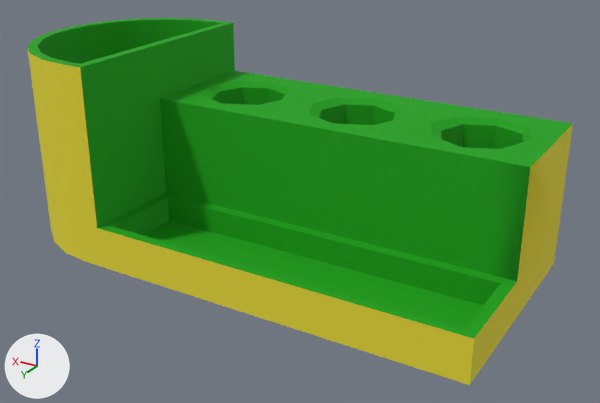
An edit to the FBX model Assets/_Game/Model 3D/chopstick_holder.fbx, drawn before and after from the same camera.
One viewpoint serves both versions: a 50 mm lens placed at (-0.408, 0.643, 0.392), pointed at (-0.012, -0.016, 0.062). Every picture has the same lights, and +X, +Y and +Z are marked at lower left. The first picture is the older version. Where no turn or scale is listed for an object, it has been applied to the vertices.

Names of what the first picture shows: 'Chopstick Holder'.
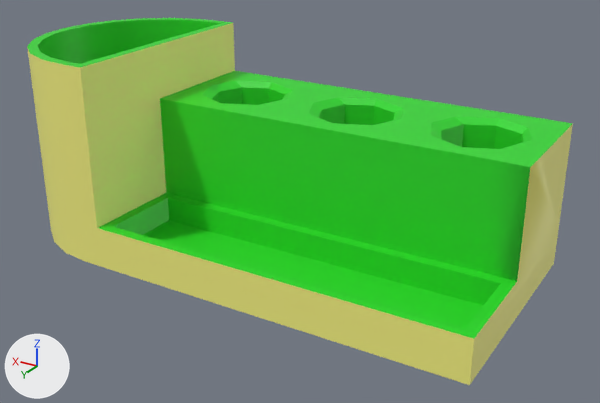
Where the change shows, as pixel boxes (x1, y1, x2, y2) in the pictures (600 x 403 px):
'Chopstick Holder', recoloured, surface changed (lighter): (27, 18, 573, 385) in both
part 1 of me_cube_005, recoloured (lighter): (27, 18, 573, 338) in both
part 2 of me_cube_005, recoloured: (27, 47, 573, 385) in both
part 3 of me_cube_005, surface changed (lighter): (27, 18, 573, 385) in both

The change, as a list of edits to the scene's bpy script:
```text
Add img_color_palette_png:
    img_color_palette_png = load_image('color_palette.png', '_unpacked/color_palette.png', 64, 64, 'sRGB')
Add mat_chopstick_holder:
    mat_chopstick_holder = principled_material('chopstick_holder')
    mat_chopstick_holder.texture = img_color_palette_png  # with its transparency
Change me_cube_005:
    where me_cube_005.from_pydata(...)  # 265 vertices, 236 faces; spans x -0.242..0.291, y -0.135..0.107, z 0.0..0.205
    used by ob_chopstick_holder; location = (0.0, 0.0, 0.0)
    me_cube_005 part 1: all 178 faces that had it switch from mat_green (green #0da100) to mat_chopstick_holder (picture img_color_palette_png)
    me_cube_005 part 2: all 58 faces that had it switch from mat_yellow (yellow #e7da32) to mat_chopstick_holder (picture img_color_palette_png)
    me_cube_005 part 3: texture (UV) coordinates of 236 of 236 faces, centred in x -0.242..0.289, y -0.135..0.107, z 0.0..0.205, changed; they spanned u 0.0..0.88, v 0.0..1.0 and now span u 0.28..0.71, v 0.29..0.68
```
